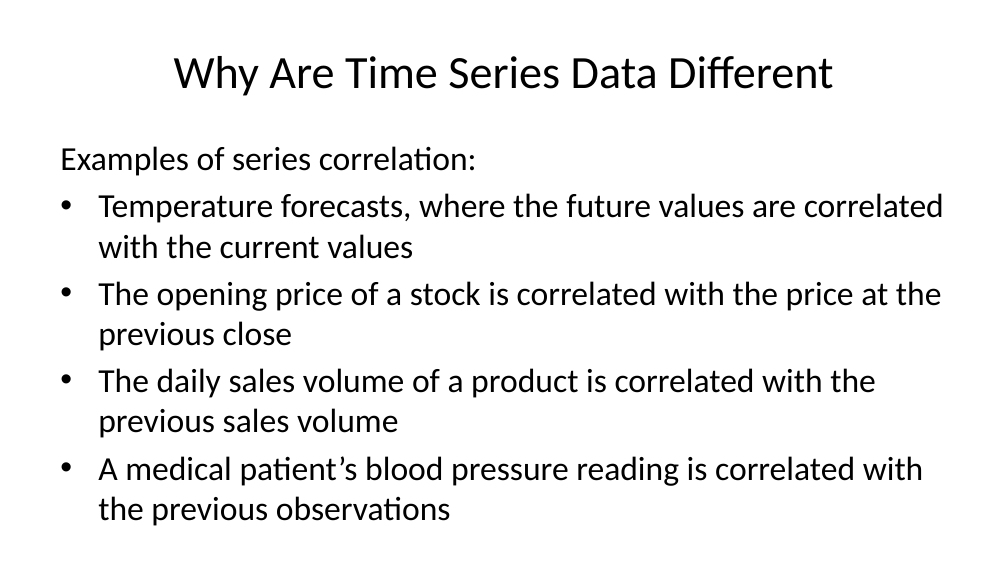
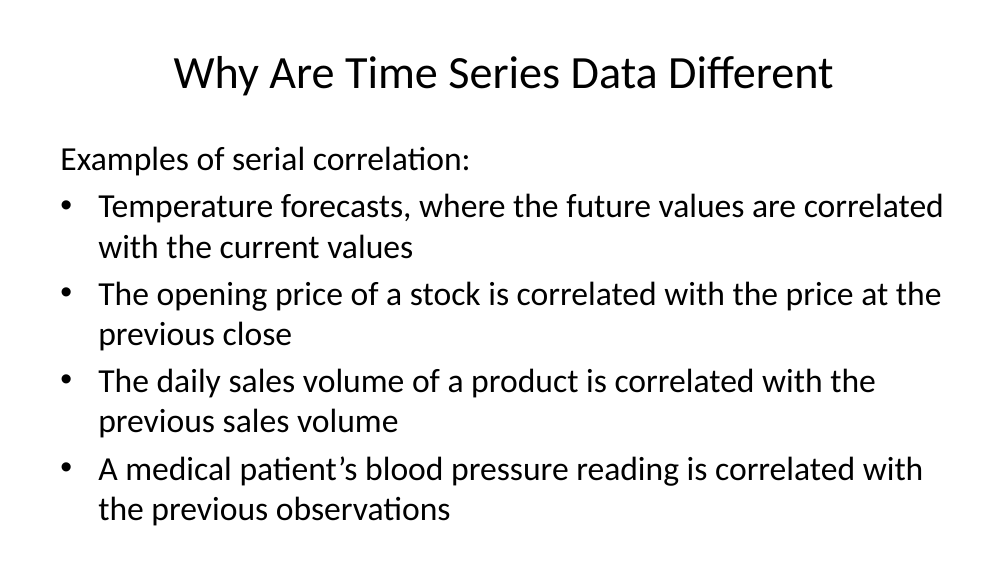
Before and after one commit to StephenElston/CSCI-E-83, a slide deck: slide 5 of LectureSlides/11_IntroductionToTimeSeries.pptx. Drawn at 1008x567 pixels with LibreOffice and Linux fonts; fonts in the diff are those of the drawing. Boxes give left, top, right and bottom in pixels: in the first picture for what was removed or moved away, otherwise in the second. Text is boxed around its words. In the diff, an @@ line names an element or a change of style, - is before the commit and + after.

```diff
--- a/LectureSlides/11_IntroductionToTimeSeries.pptx
+++ b/LectureSlides/11_IntroductionToTimeSeries.pptx
@@ text at bbox=[60, 146, 471, 176]: text changed @@
-Examples of series correlation:
+Examples of serial correlation:
```
Also in this commit, not shown: 24 other slides changed, 3 slides added.
